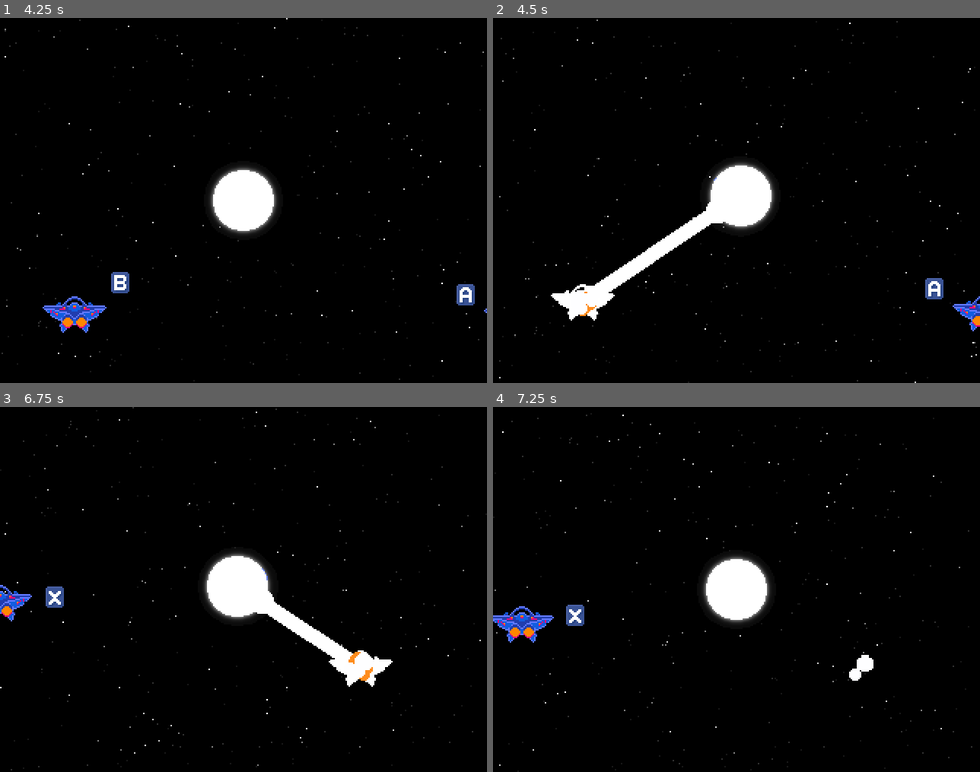
Above: before the commit, frames 1-4 (two rows, left to right).
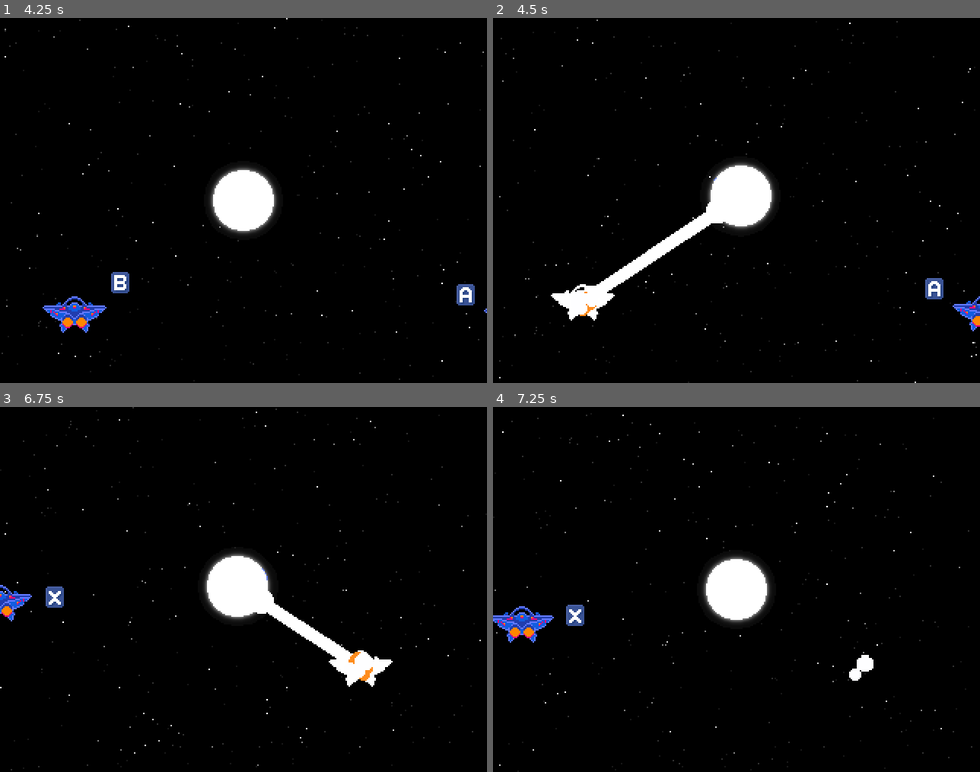
Above: after the commit, the same moments.

Repository: lethiandev/neutron-star
Game: Godot game, scene res://stages/gameplay/gameplay.tscn
Two runs of this game, one before a commit and one after it. Both use one fixed random seed, a clock stepped at 60 frames per second and the inputs below.
Inputs:
- Up to frame 1 (4.25 s): tap one key every 0.75 s from 0.6 s: A (action_a) B (action_b) P (action_p) X (action_x) A (action_a)
- Up to frame 2 (4.5 s): tap B (action_b) at 4.35 s
- Up to frame 3 (6.75 s): tap P (action_p) at 5.1 s; tap X (action_x) at 5.85 s; tap A (action_a) at 6.6 s
- Up to frame 4 (7.25 s): no input

Frame 1 is identical in both runs. In frame 2, 0.1% of the frame differs, in the area x 20-44%, y 52-76%; in frame 3, less than 0.1%; in frame 4, nothing differs.

Commit message:
Add animated laser beam

Diff:
--- a/src/neutron_star/laser_beam/laser_beam.gd
+++ b/src/neutron_star/laser_beam/laser_beam.gd
@@ -8,15 +8,22 @@
 export(Vector2) var target: Vector2 = Vector2() \
 	setget set_target, get_target
 
+var time_left: float = 0.0
+
+func _ready() -> void:
+	time_left = duration
+
 func _process(p_delta: float) -> void:
 	if Engine.is_editor_hint():
 		return
-	if duration < 0.0:
+	if time_left < 0.0:
 		queue_free()
-	duration -= p_delta
+	time_left -= p_delta
+	update()
 
 func _draw() -> void:
-	draw_line(Vector2(), target, Color(1.0, 1.0, 1.0), 10)
+	var width = sin(time_left / duration) * 4.0
+	draw_line(Vector2(), target, Color(1.0, 1.0, 1.0), 6 + width)
 	draw_texture(BeamBegin, BeamBegin.get_size() * -0.5)
 	draw_texture(BeamEnd, target - BeamEnd.get_size() * 0.5)
 
